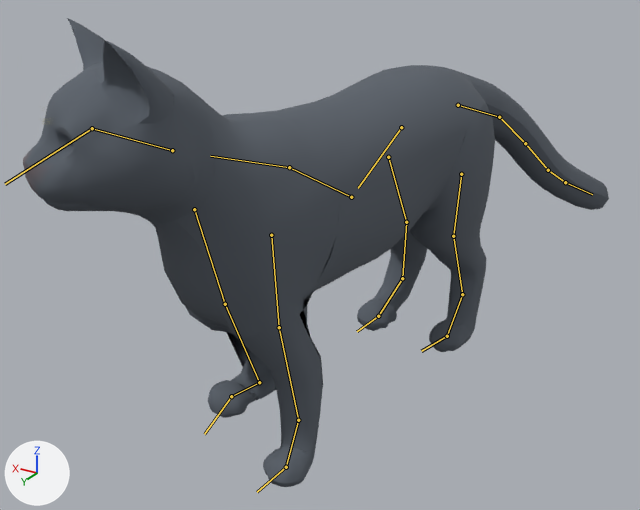
A saved change to the glTF model apps/web/public/avatars/cat.glb.
Rendered twice from a camera (50 mm lens) standing at (-0.327, 0.631, 0.422) and looking at (0.036, 0.027, 0.12). The axes (+X, +Y, +Z) are drawn at lower left. The lights are the same throughout. The older version comes first. Both versions are drawn at frame 1 of the action 'turn_l'; the numbers are the values there. The bones that change, and the others that lie on the model, are drawn over the model as lines.

The first picture shows 'VIS_cat'.
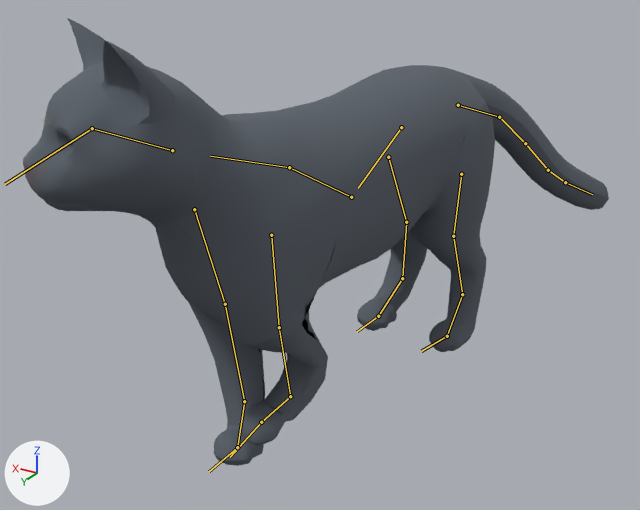
Location of each change, [x1, y1, x2, y2] in pixels of the pictures (640 x 510 px):
'VIS_cat', posed: before [23, 18, 609, 487]; after [23, 18, 609, 466]
bone 'foreleg_upper_L', root to tip: before (279, 327) to (298, 420); after (279, 327) to (290, 396)
bone 'foreleg_lower_L', root to tip: before (298, 420) to (286, 467); after (290, 396) to (261, 422)
bone 'forepaw_L', root to tip: before (286, 467) to (257, 492); after (261, 422) to (230, 457)
bone 'foreleg_upper_R', root to tip: before (225, 304) to (259, 382); after (225, 304) to (244, 401)
bone 'foreleg_lower_R', root to tip: before (259, 382) to (231, 396); after (244, 401) to (237, 447)
bone 'forepaw_R', root to tip: before (231, 396) to (204, 434); after (237, 447) to (209, 471)

The change in detail:
Bone 'foreleg_upper_L' (bone_foreleg_upper_l) turns from (-9, -10, 10) to (-19, -12, -7) degrees about its own x, y and z.
Bone 'foreleg_lower_L' (bone_foreleg_lower_l) turns from (16, -7, 0) to (72, 1, 5) degrees about its own x, y and z.
Bone 'forepaw_L' (bone_forepaw_l) turns from (-9, -8, -3) to (-74, -5, -7) degrees about its own x, y and z.
Bone 'foreleg_upper_R' (bone_foreleg_upper_r) turns from (-19, -9, 7) to (1, -11, 11) degrees about its own x, y and z.
Bone 'foreleg_lower_R' (bone_foreleg_lower_r) turns from (84, -1, -9) to (3, -7, 2) degrees about its own x, y and z.
Bone 'forepaw_R' (bone_forepaw_r) turns from (-96, -2, 0) to (-8, -12, -3) degrees about its own x, y and z.
